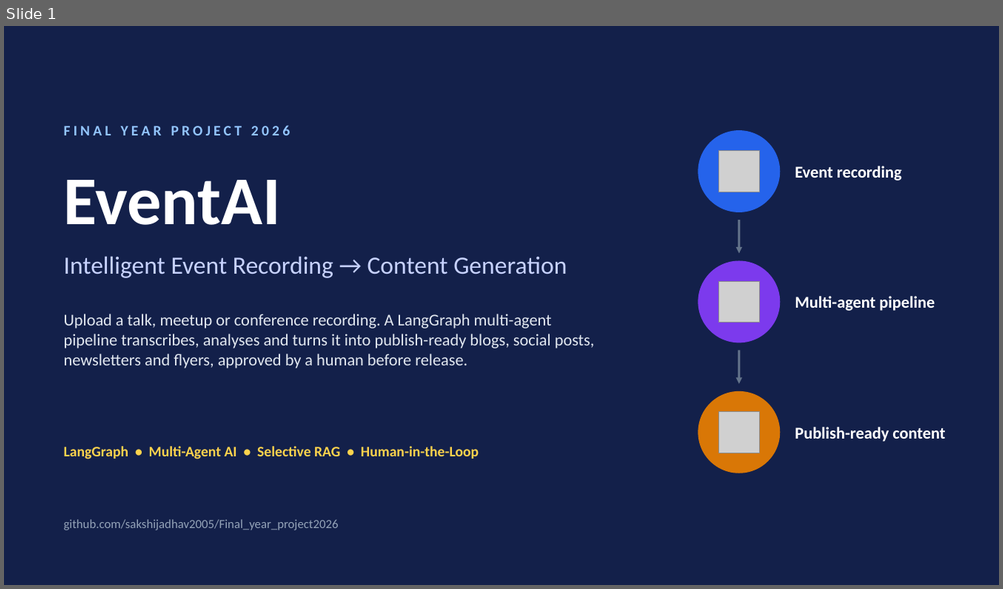
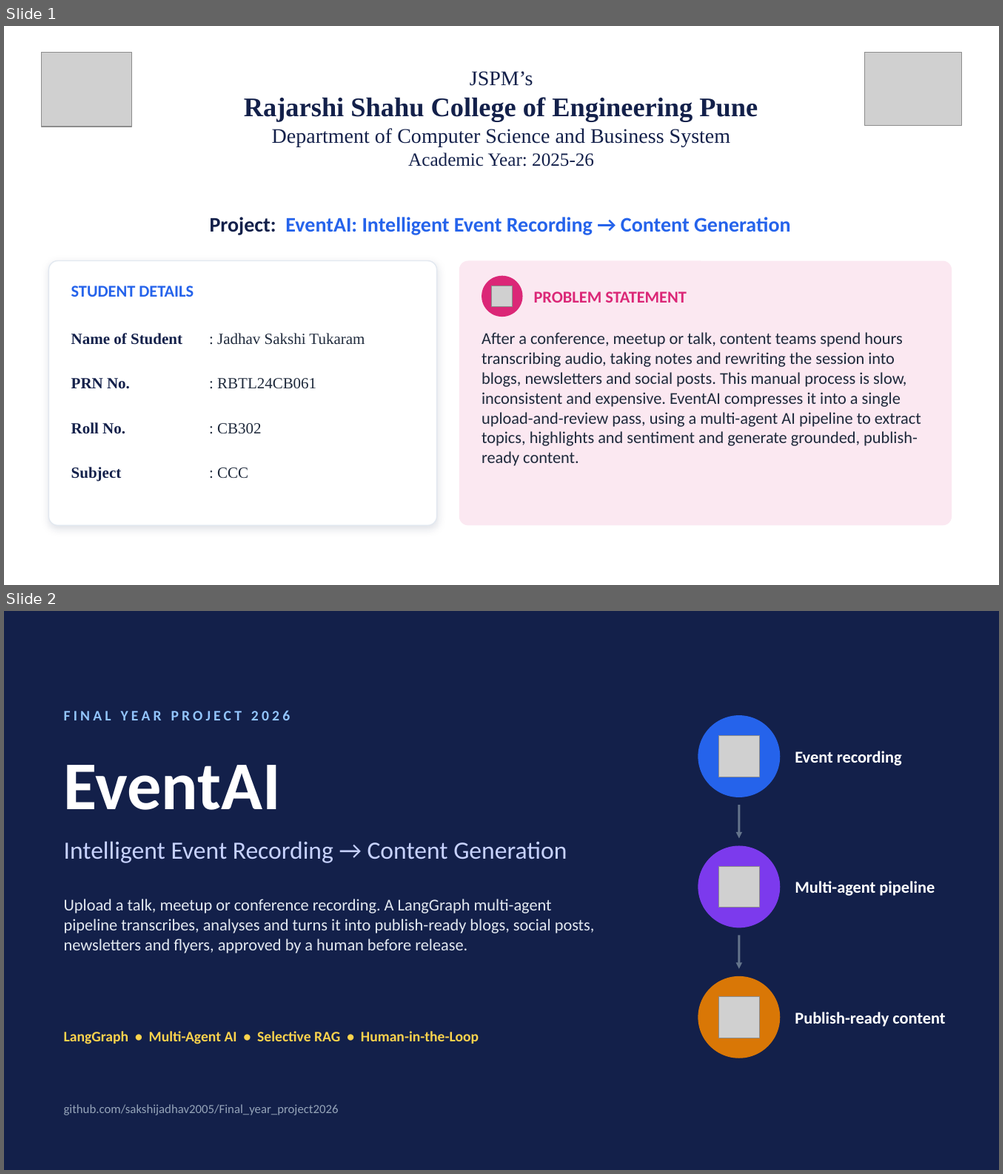
Before and after one commit to sakshijadhav2005/Final_year_project2026, a slide deck: docs/EventAI_Presentation.pptx. Shown one above the other, each under a label of ours: slide 1 before the commit, slides 1 and 2 after it. The pictures are 1003x589 and 1003x1174 pixels, drawn with LibreOffice and Linux fonts; fonts in the diff are those of the drawing; grey boxes stand for pictures. Boxes give left, top, right and bottom in pixels: in the first picture for what was removed or moved away, otherwise in the second. Text is boxed around its words. In the diff, an @@ line names an element or a change of style, - is before the commit and + after.

```diff
--- a/docs/EventAI_Presentation.pptx
+++ b/docs/EventAI_Presentation.pptx
@@ slide 1 added at box(4, 26, 999, 585), background #FFFFFF @@
@@ picture added at box(41, 52, 131, 127) @@
@@ picture added at box(865, 52, 962, 125) @@
@@ text added at box(244, 71, 757, 167), 20 pt, text #13204A @@
+JSPM’s
+Rajarshi Shahu College of Engineering Pune
+Department of Computer Science and Business System
+Academic Year: 2025-26
@@ text added at box(210, 217, 791, 235), 20 pt, text #2563EB, bold @@
+Project: EventAI: Intelligent Event Recording → Content Generation
@@ rounded rectangle added at box(48, 261, 437, 526), fill #FFFFFF, outline #E2E8F0 1 pt @@
@@ rounded rectangle added at box(459, 261, 951, 526), fill #DB2777 at 10% opacity @@
@@ text added at box(71, 286, 193, 297), 16 pt, text #2563EB, bold @@
+STUDENT DETAILS
@@ ellipse added at box(481, 276, 523, 317), fill #DB2777 @@
@@ picture added at box(492, 286, 513, 307) @@
@@ text added at box(534, 292, 686, 303), 16 pt, text #DB2777, bold @@
+PROBLEM STATEMENT
@@ table added at box(71, 317, 422, 485), 4 rows, 2 columns @@
+Name of Student | : Jadhav Sakshi Tukaram
+PRN No. | : RBTL24CB061
+Roll No. | : CB302
+Subject | : CCC
@@ text added at box(481, 332, 921, 466), 16 pt, text #1E293B @@
+After a conference, meetup or talk, content teams spend hours transcribing audio, taking notes and rewriting the session into blogs, newsletters and social posts. This manual process is slow, inconsistent and expensive. EventAI compresses it into a single upload-and-review pass, using a multi-agent AI pipeline to extract topics, highlights and sentiment and generate grounded, publish-ready content.
@@ what was slide 1 is now slide 2 @@
```
